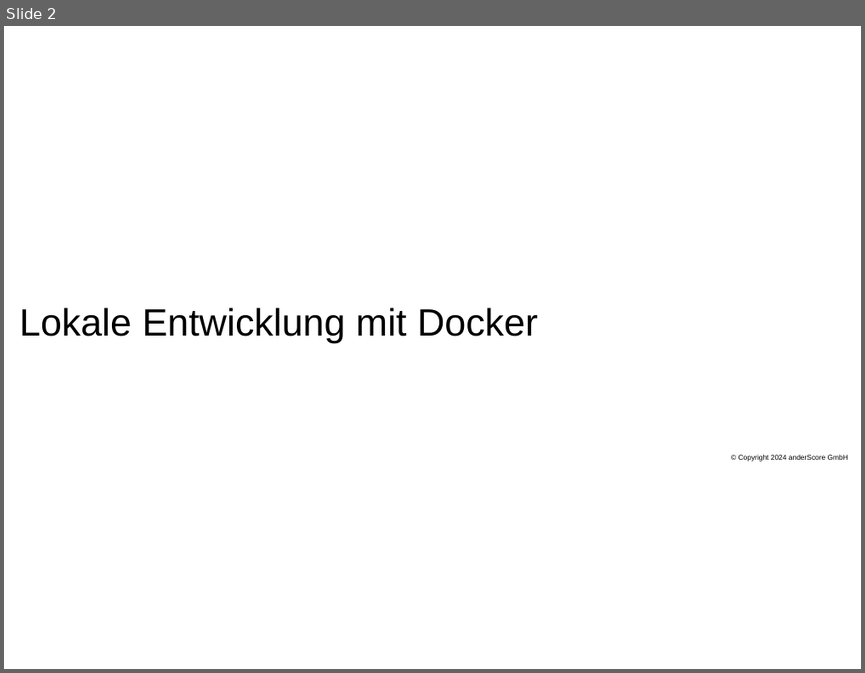
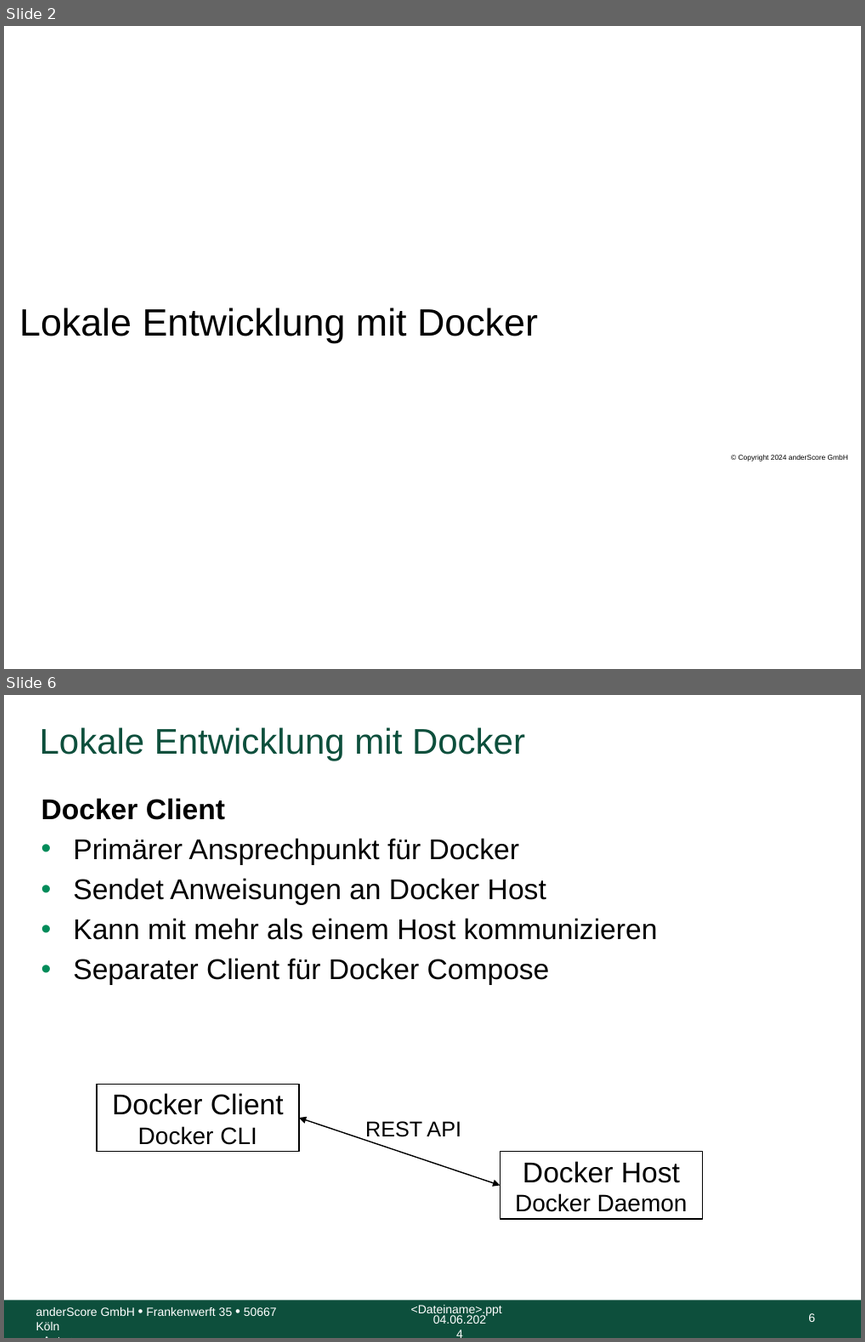
Before and after one commit to anderscore-gmbh/gitlab, a slide deck: slides/Tag-3_1-Docker.pptx. Shown one above the other, each under a label of ours: slide 2 before the commit, slides 2 and 6 after it; the slides between them are not shown. The pictures are 865x673 and 865x1342 pixels, drawn with LibreOffice and Linux fonts; fonts in the diff are those of the drawing; background and template pictures are left out. Boxes give left, top, right and bottom in pixels: in the first picture for what was removed or moved away, otherwise in the second. Text is boxed around its words. In the diff, an @@ line names an element or a change of style, - is before the commit and + after.

Commit message:
Docker Registry Deployment Strategien

```diff
--- a/slides/Tag-3_1-Docker.pptx
+++ b/slides/Tag-3_1-Docker.pptx
@@ slide 6 added at [4,695,861,1338], background #FFFFFF @@
@@ title added at [40,727,525,760], 30 pt, text #0D4F3C @@
+Lokale Entwicklung mit Docker
@@ text added at [41,798,658,985], 24 pt, text #000000 @@
+Docker Client
+• Primärer Ansprechpunkt für Docker
+• Sendet Anweisungen an Docker Host
+• Kann mit mehr als einem Host kommunizieren
+• Separater Client für Docker Compose
@@ rectangle added at [97,1084,299,1151], fill #FFFFFF, outline #000000 1 pt, 24 pt, text #000000 @@
+Docker Client
+Docker CLI
@@ double arrow added from (299, 1117) to (500, 1185), #000000 1 pt @@
@@ text added at [365,1121,461,1141], 18 pt, text #000000 @@
+REST API
@@ rectangle added at [500,1151,703,1219], fill #FFFFFF, outline #000000 1 pt, 20 pt, text #000000 @@
+Docker Host
+Docker Daemon
@@ rectangle added at [4,1300,861,1338], fill #0D4F3C @@
@@ text added at [411,1304,502,1315], 10 pt, text #FFFFFF @@
+<Dateiname>.ppt
@@ text added at [36,1307,277,1330], 10 pt, text #FFFFFF @@
+anderScore GmbH • Frankenwerft 35 • 50667 Köln
+<Autor>
@@ text added at [433,1315,486,1323], 10 pt, text #FFFFFF @@
+04.06.2024
@@ page number added at [808,1313,815,1321], 10 pt, text #FFFFFF @@
+6
```
Also in this commit, not shown: 15 slides changed, 7 other slides added, 2 slides removed, 5 other files.
